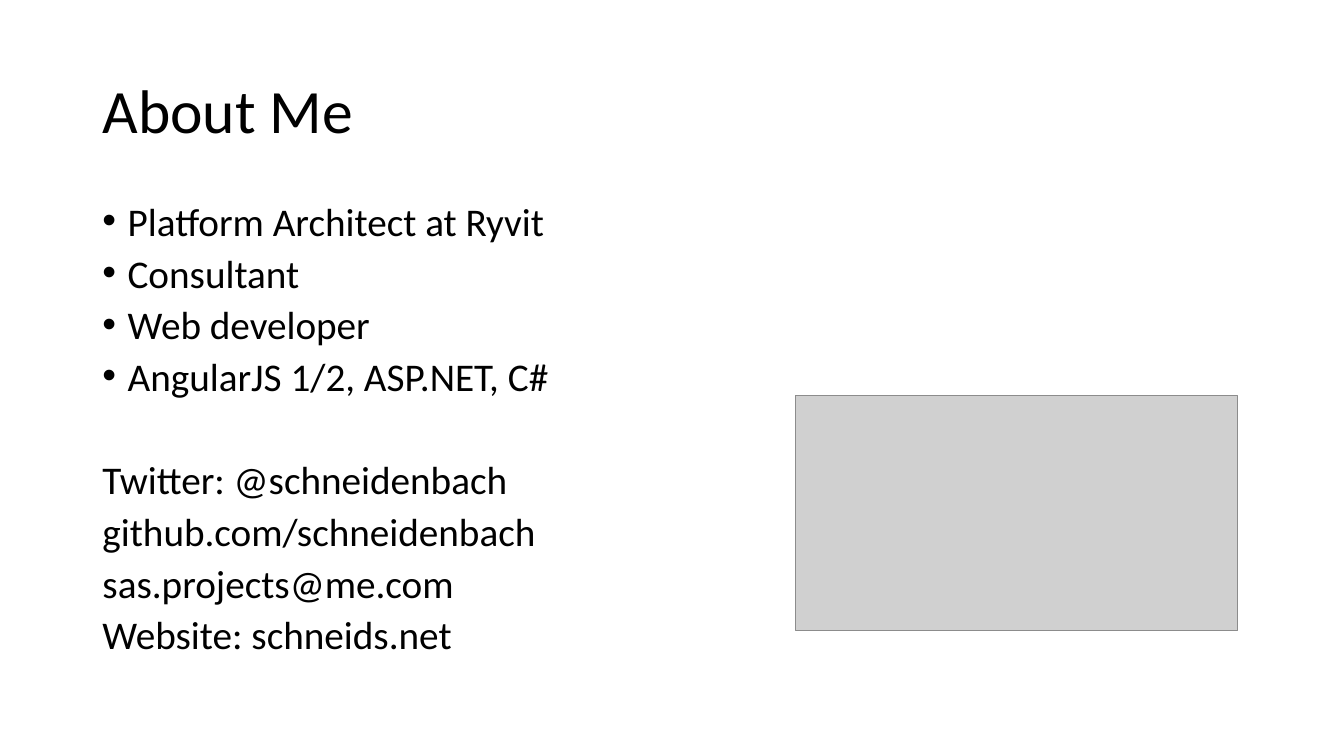
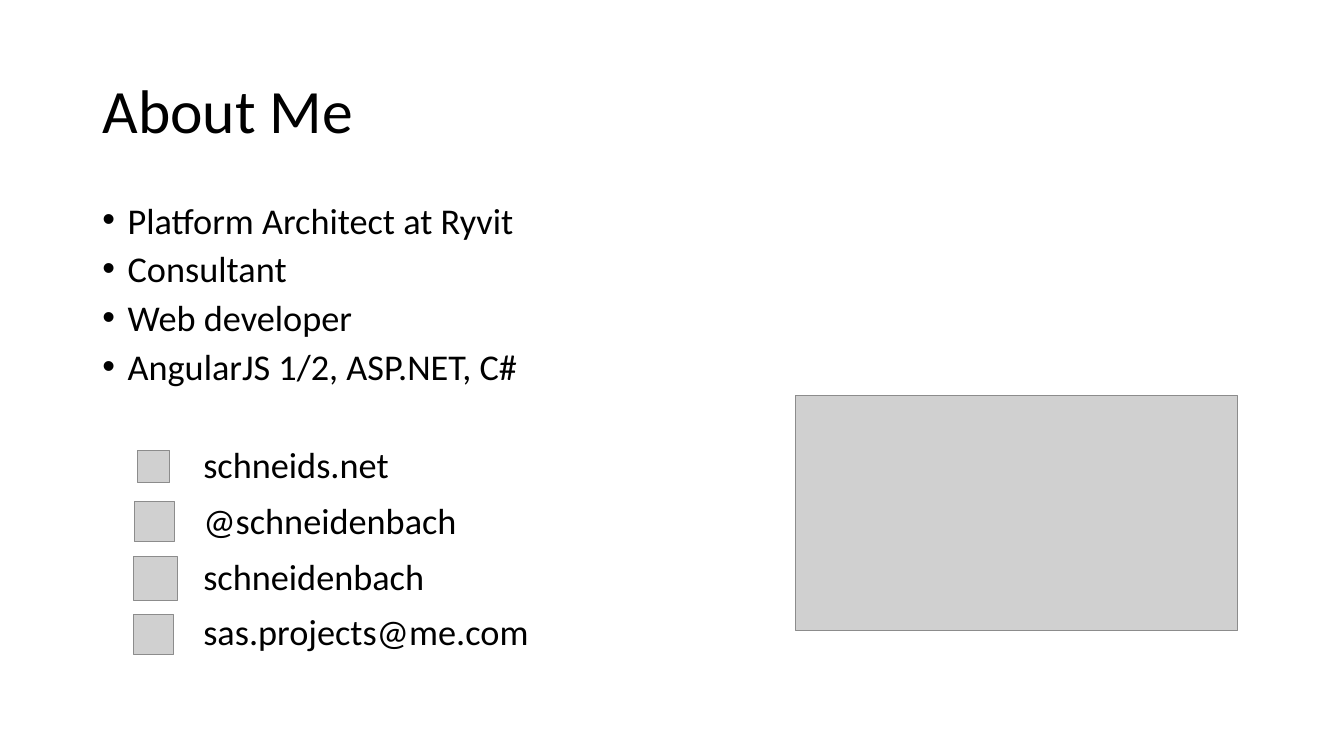
Before and after one commit to schneidenbach/Angular2-AspNetCore-TypeScript-Workshop, a slide deck: slide 3 of slides/0 - Intro.pptx (slide 4 before the commit). Drawn at 1344x756 pixels with LibreOffice and Linux fonts; fonts in the diff are those of the drawing; grey boxes stand for pictures. Boxes give left, top, right and bottom in pixels: in the first picture for what was removed or moved away, otherwise in the second. Text is boxed around its words. In the diff, an @@ line names an element or a change of style, - is before the commit and + after.

```diff
--- a/slides/0 - Intro.pptx
+++ b/slides/0 - Intro.pptx
@@ text at [128, 208, 528, 652]: size 28 to 25.9 pt in "Platform Architect at Ryvit", "Consultant", "Web developer", "AngularJS 1/2, ASP.NET, C#" and 1 more places; more space between paragraphs @@
@@ picture added at [137, 451, 169, 483] @@
@@ text at [203, 452, 456, 591]: text changed; size 28 to 25.9 pt @@
-Twitter: @schneidenbach
-github.com/schneidenbach
+schneids.net
+@schneidenbach
+schneidenbach
@@ picture added at [134, 502, 174, 542] @@
@@ picture added at [134, 558, 178, 602] @@
@@ text at [102, 621, 451, 650]: paragraph removed @@
-Website: schneids.net
@@ picture added at [134, 615, 174, 655] @@
```
Also in this commit, not shown: 2 other slides changed, 4 slides removed, 26 other files.
